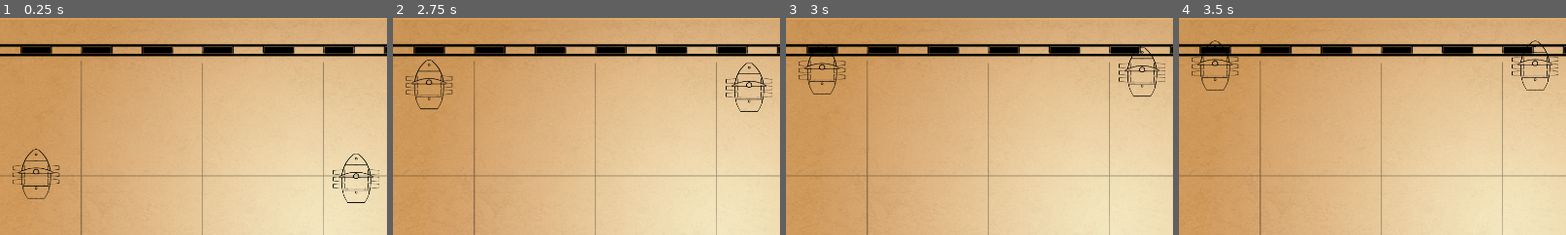
Above: before the commit, frames 1-4 (left to right).
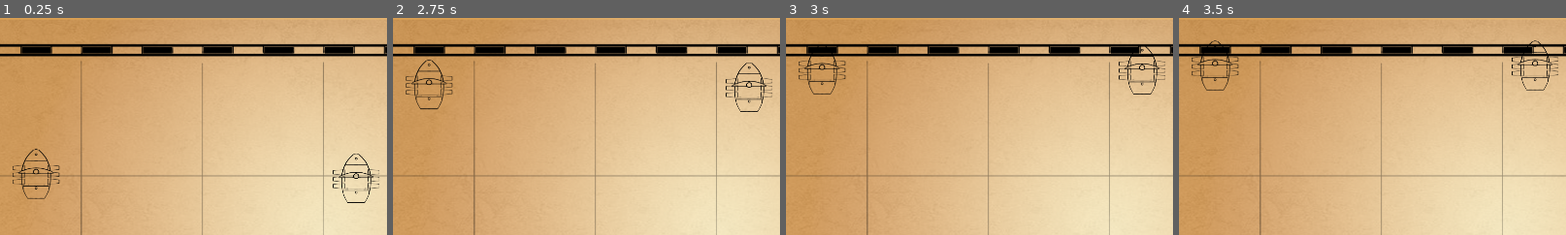
Above: after the commit, the same moments.

Repository: jservant/HighSails
Game: Godot game, scene res://Scenes/Basically Done/Main.tscn
Same seed, same stepped clock (60 frames per second), same inputs: the game is played once before the commit and once after it.
Inputs:
- Up to frame 1 (0.25 s): no input
- Up to frame 2 (2.75 s): no input
- Up to frame 3 (3 s): no input
- Up to frame 4 (3.5 s): no input
The pictures show only the part of the screen within x 8-58%, y 0-50%; the shares and areas given below are measured in that part.

Frames 1-2 are identical in both runs. In frame 3, 0.9% of the frame differs, in the area x 85-98%, y 12-37%; in frame 4, nothing differs.

Commit message:
Changed Windbox Scale

Diff:
--- a/Scenes/Needs Work/Windbox.tscn
+++ b/Scenes/Needs Work/Windbox.tscn
@@ -8,7 +8,7 @@
 script = ExtResource( 1 )
 
 [node name="CollisionShape2D" type="CollisionShape2D" parent="."]
-scale = Vector2( 5, 5 )
+scale = Vector2( 7, 12 )
 shape = SubResource( 1 )
 
 [connection signal="body_entered" from="." to="." method="_on_Windbox_body_entered"]
